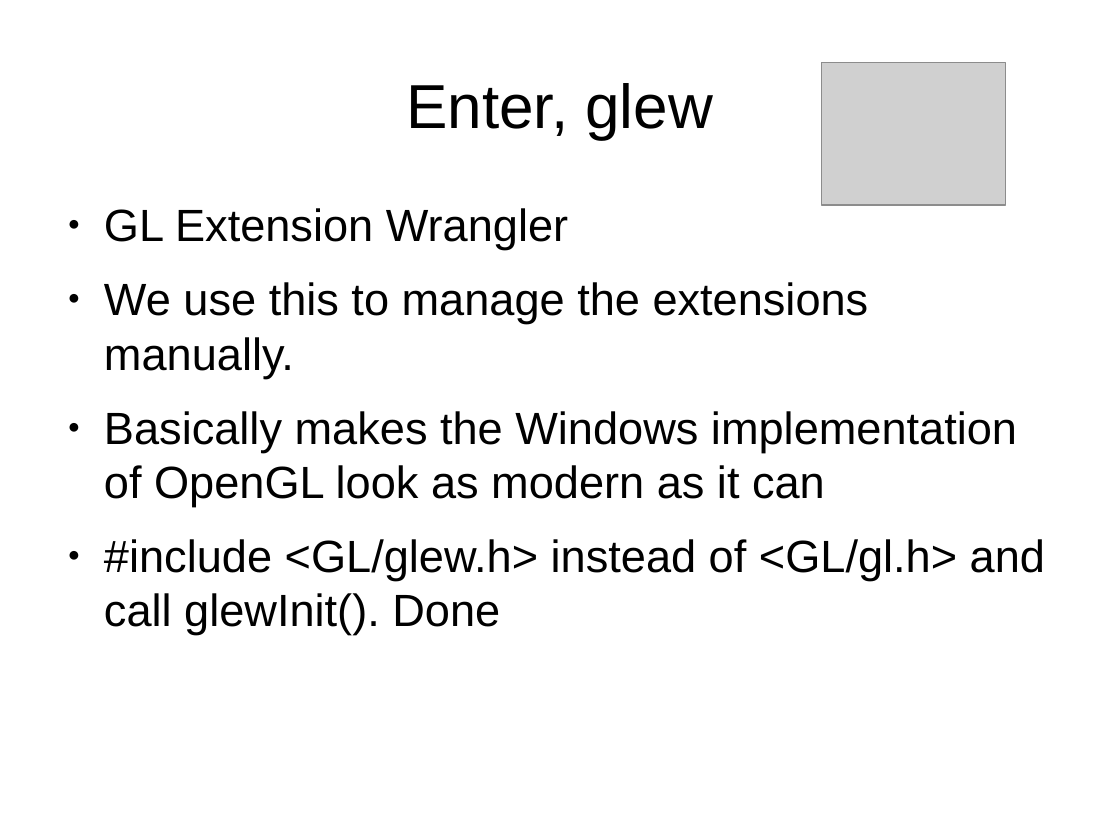
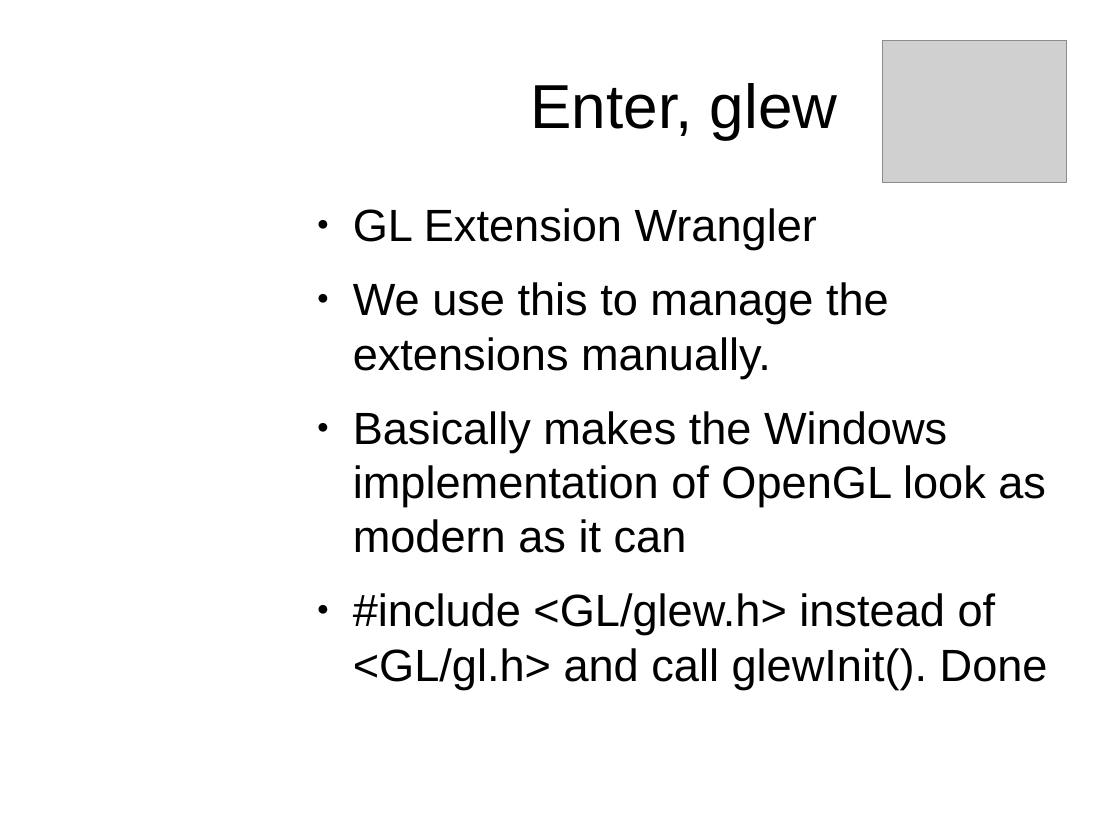
Before and after one commit to osen/creativelabs, a slide deck: slide 14 of 3dgp/3dgp-lec1.odp (slide 13 before the commit). Drawn at 1120x840 pixels with LibreOffice and Linux fonts; fonts in the diff are those of the drawing; grey boxes stand for pictures; background and template pictures are left out. Boxes give left, top, right and bottom in pixels: in the first picture for what was removed or moved away, otherwise in the second. Text is boxed around its words. In the diff, an @@ line names an element or a change of style, - is before the commit and + after.

```diff
--- a/3dgp/3dgp-lec1.odp
+++ b/3dgp/3dgp-lec1.odp
@@ title "Enter, glew": place and size @@
-title "Enter, glew" at (406, 83, 713, 139)
+title "Enter, glew" at (531, 83, 838, 139)
@@ picture: place and size @@
-picture at (822, 63, 1006, 205)
+picture at (883, 41, 1067, 183)
@@ text "GL Extension Wrangler" rewrapped from (104, 208, 1045, 635) to (353, 208, 1048, 689) @@
```
Also in this commit, not shown: 21 other slides changed, 3 slides added, 1 slide removed, 5 other files.
